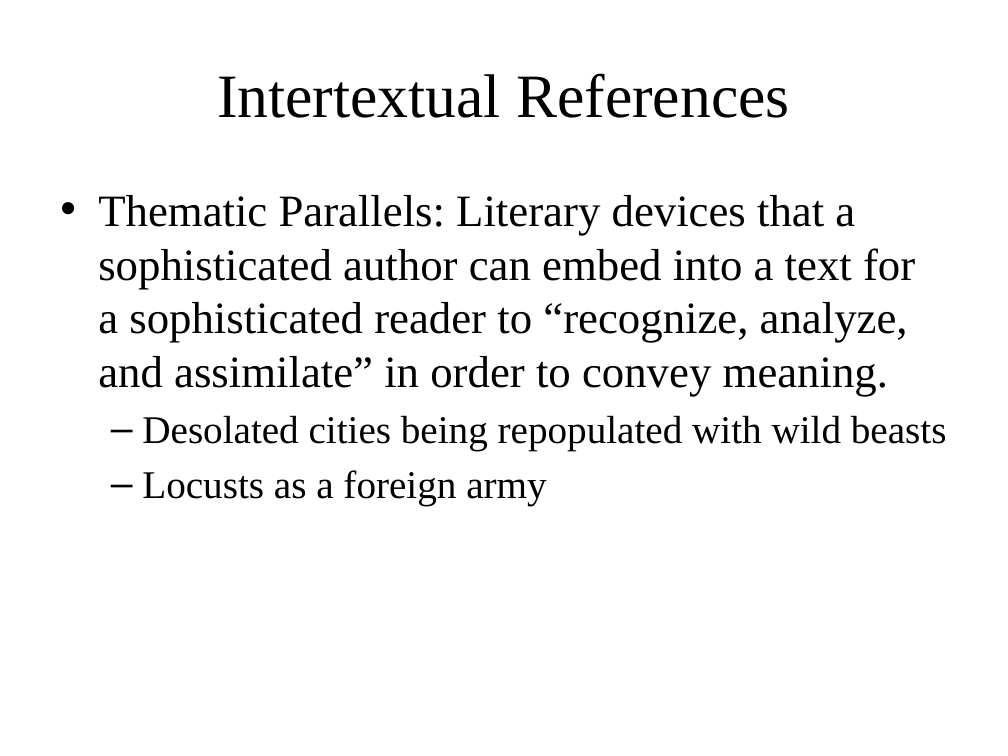
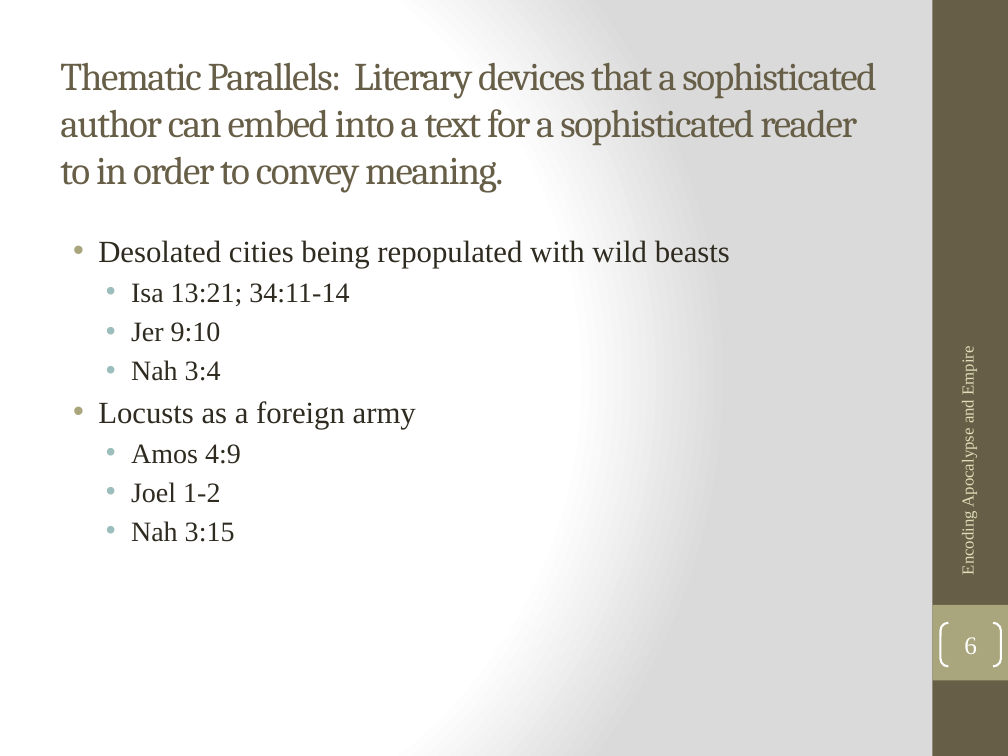
Before and after one commit to EncodingRevelation/revelation, a slide deck: slide 6 of slides/encoding apocalypse and empire ppt.pptx (slide 4 before the commit). Drawn at 1008x756 pixels with LibreOffice and Linux fonts; fonts in the diff are those of the drawing. Boxes give left, top, right and bottom in pixels: in the first picture for what was removed or moved away, otherwise in the second. Text is boxed around its words. In the diff, an @@ line names an element or a change of style, - is before the commit and + after.

```diff
--- a/slides/encoding apocalypse and empire ppt.pptx
+++ b/slides/encoding apocalypse and empire ppt.pptx
@@ background #FFFFFF to gradient #FFFFFF to #DADADA @@
@@ rectangle added at (932,0,1008,756), fill #675E47 @@
@@ title at (60,63,876,193): text changed; size 44 to 28 pt; font Times New Roman to Cambria; text colour #000000 to #675E47 @@
-Intertextual References
+Thematic Parallels: Literary devices that a sophisticated author can embed into a text for a sophisticated reader to in order to convey meaning.
@@ text at (98,195,915,397): paragraph removed @@
-• Thematic Parallels: Literary devices that a sophisticated author can embed into a text for a sophisticated reader to “recognize, analyze, and assimilate” in order to convey meaning.
@@ text "Desolated cities being repopulated with ...": place and size @@
-text "Desolated cities being repopulated with ..." at (98,195,947,506)
+text "Desolated cities being repopulated with ..." at (98,283,416,542)
@@ text at (131,283,349,381): paragraphs added @@
+  • Isa 13:21; 34:11-14
+  • Jer 9:10
+  • Nah 3:4
@@ text added at (959,350,978,573), 12 pt, text #DFDCB7 @@
+Encoding Apocalypse and Empire
@@ text at (98,401,416,429): size 28 to 22 pt, text colour #000000 to #2F2B20 in "Desolated cities being repopulated with wild beasts", "Locusts as a foreign army"; bullet – to •; list level 2 to 1 in "Desolated cities being repopulated with ..."; list level 2 to 1 in "Locusts as a foreign army" @@
@@ text at (131,444,241,542): paragraphs added @@
+  • Amos 4:9
+  • Joel 1-2
+  • Nah 3:15
@@ rectangle added at (932,605,1008,680), fill #A9A57C @@
@@ page number added at (940,623,1001,666), outline #FFFFFF 1.5 pt, 18 pt, text #FFFFFF @@
+6
```
Also in this commit, not shown: 8 other slides changed, 6 slides added, 2 slides removed, 18 other files.
